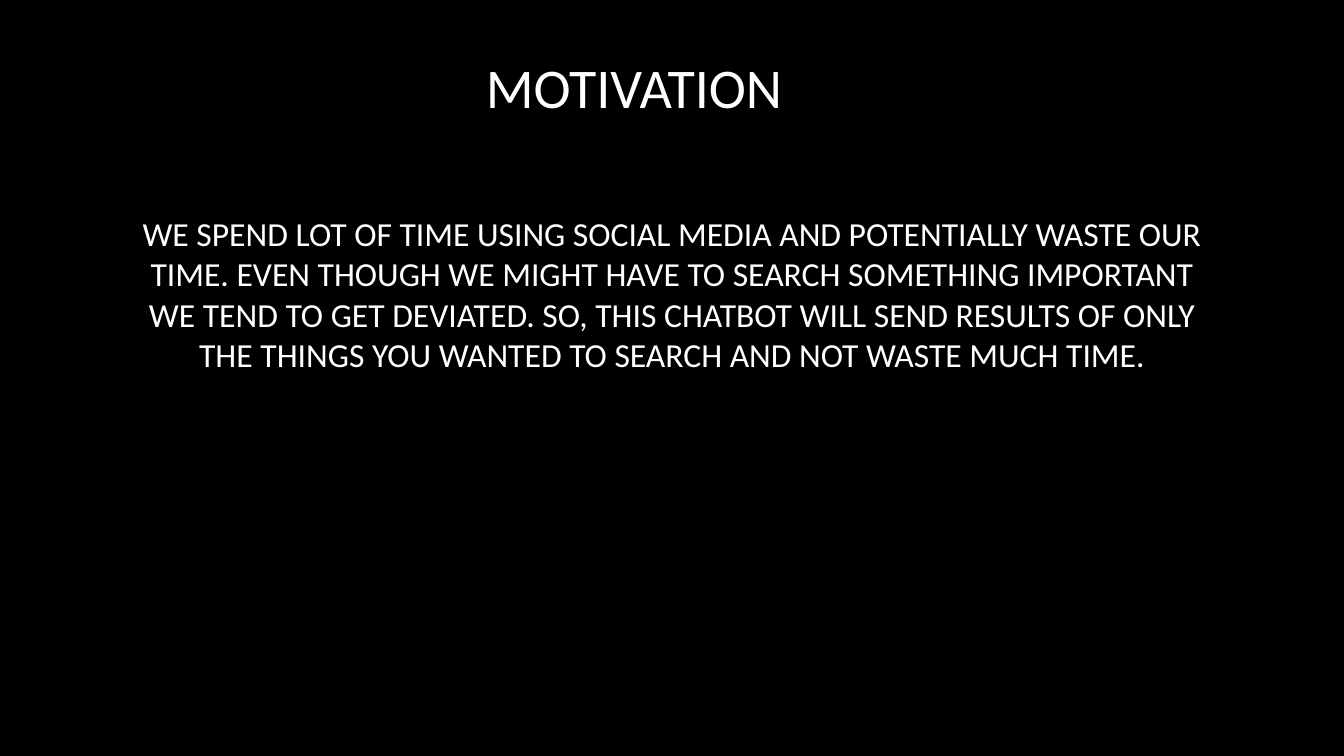
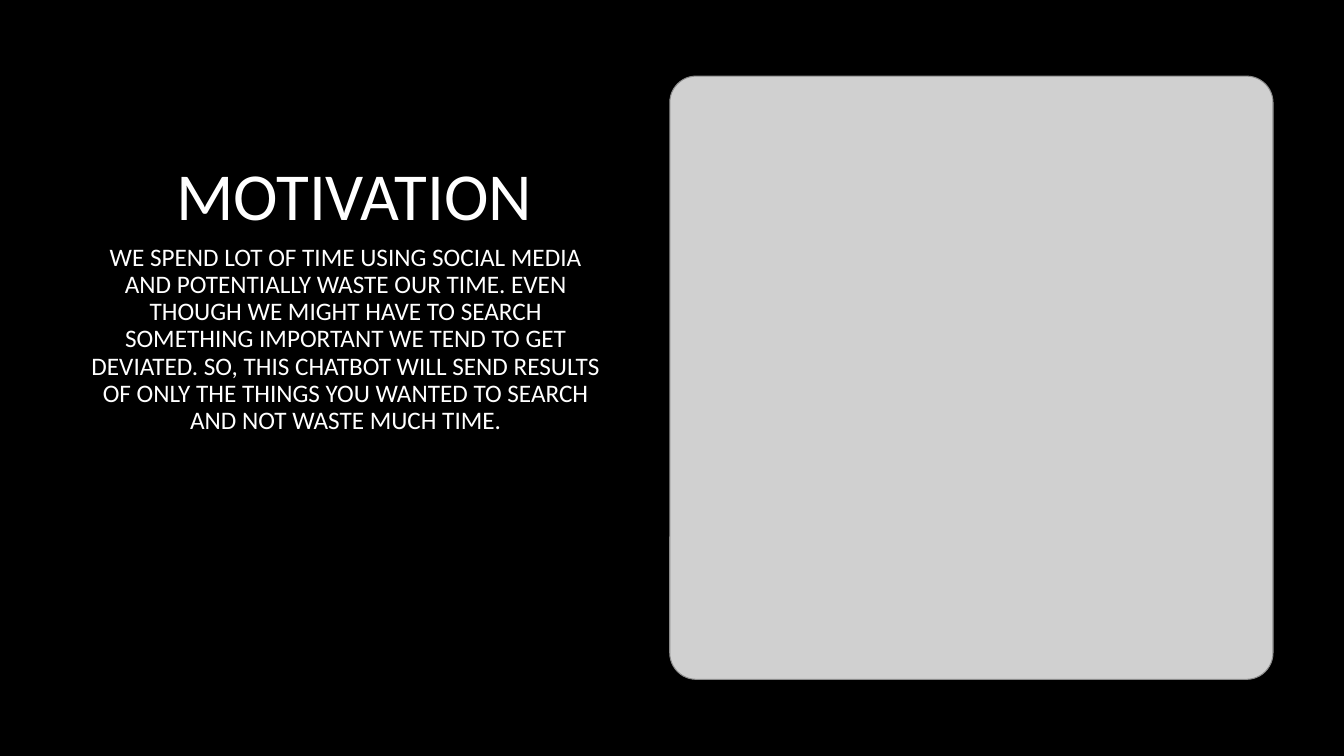
Before and after one commit to ketanmalempati/SocialMedia-ChatBot, a slide deck: slide 2 of CMPE-252 Social Media chatbot.pptx. Drawn at 1344x756 pixels with LibreOffice and Linux fonts; fonts in the diff are those of the drawing; grey boxes stand for pictures; background and template pictures are left out. Boxes give left, top, right and bottom in pixels: in the first picture for what was removed or moved away, otherwise in the second. Text is boxed around its words. In the diff, an @@ line names an element or a change of style, - is before the commit and + after.

```diff
--- a/CMPE-252 Social Media chatbot.pptx
+++ b/CMPE-252 Social Media chatbot.pptx
@@ title "MOTIVATION": place and size @@
-title "MOTIVATION" at (486,71,782,109)
+title "MOTIVATION" at (176,176,532,221)
@@ title "MOTIVATION" at (176,176,532,221): size 40 to 48 pt; alignment centre to right @@
@@ picture added at (670,77,1273,680) @@
@@ text "WE SPEND LOT OF TIME ...": place and size @@
-text "WE SPEND LOT OF TIME ..." at (143,224,1201,368)
+text "WE SPEND LOT OF TIME ..." at (91,249,600,430)
@@ text "WE SPEND LOT OF TIME ..." at (91,249,600,430): size 24 to 18 pt; line spacing 1 to 0.9 @@
```
Also in this commit, not shown: 1 other slide changed, 9 slides added, 1 slide removed.
